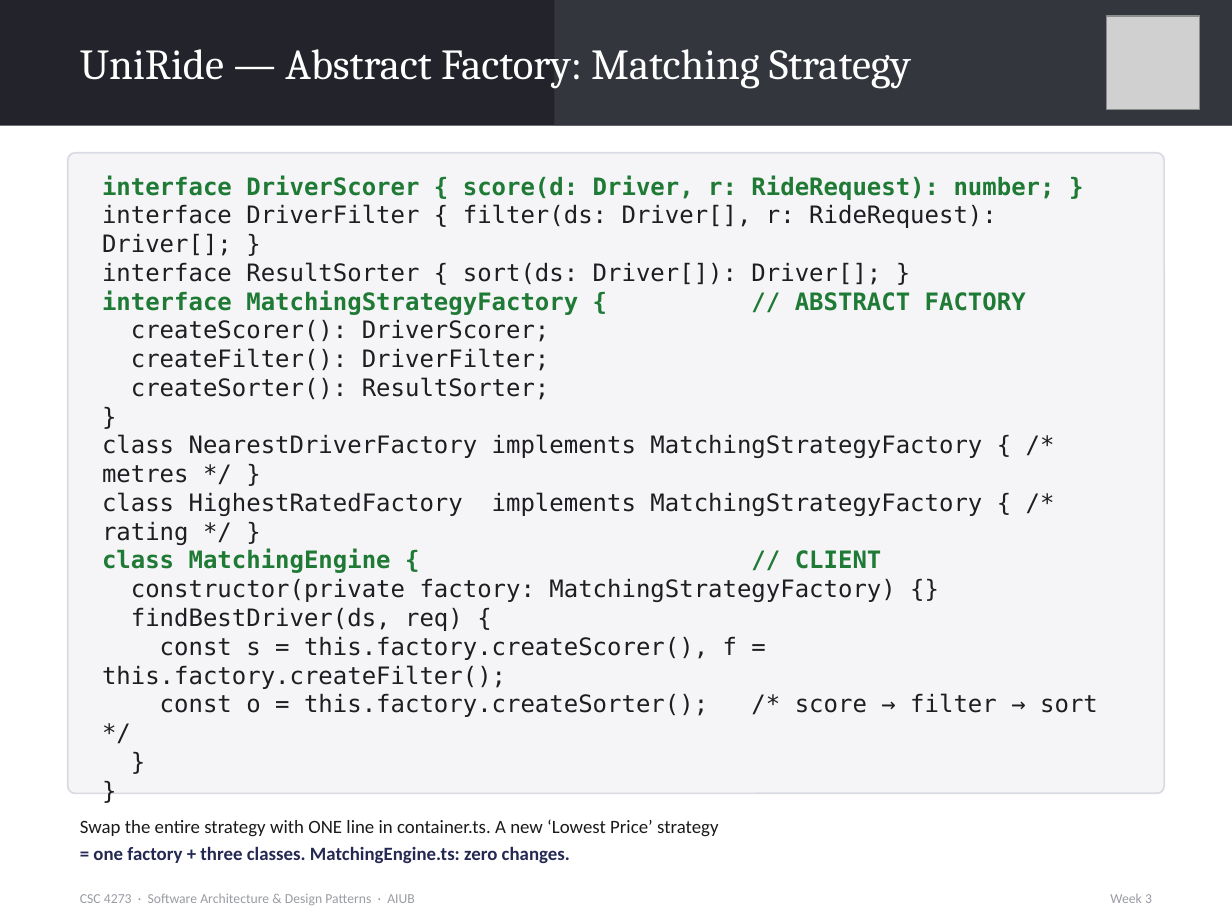
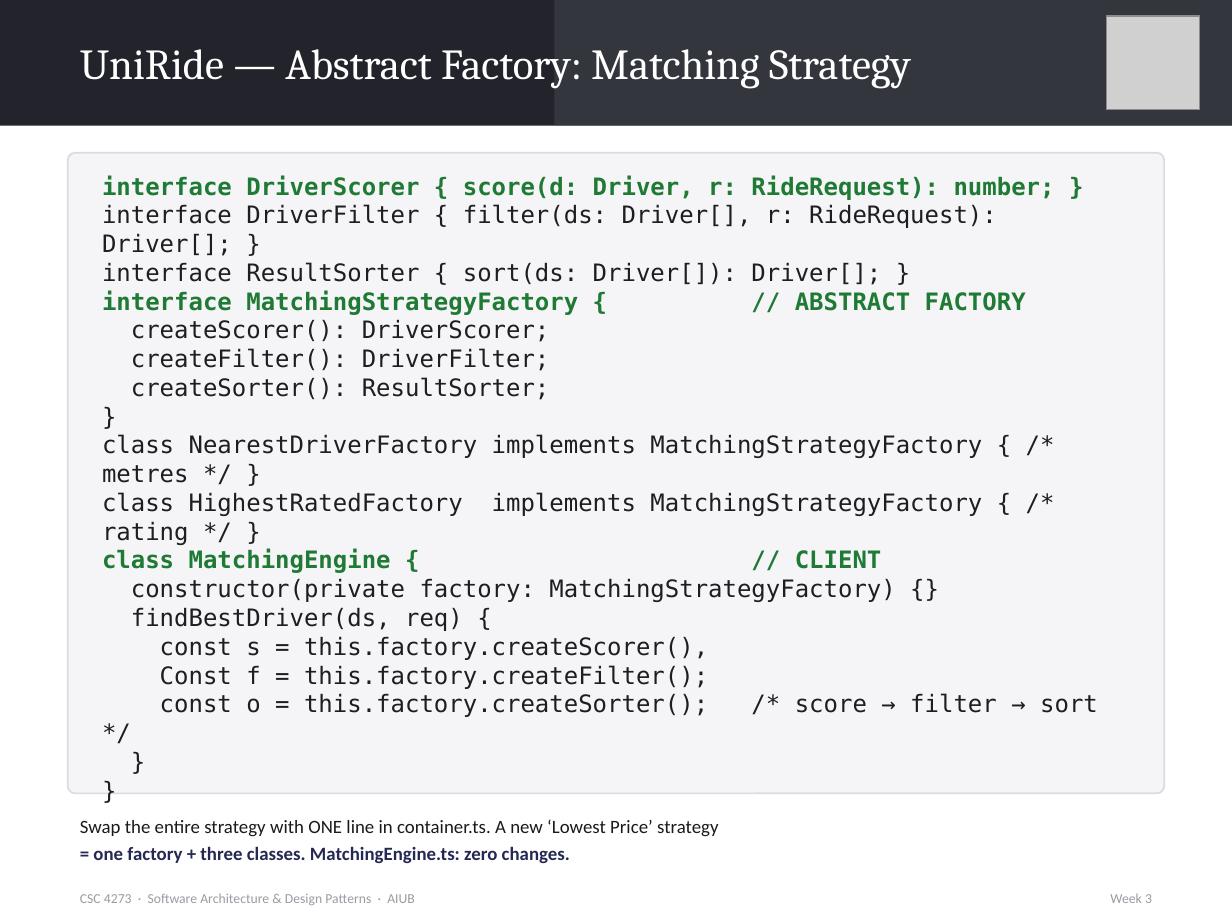
Before and after one commit to alamin200290/teaching-sadp-summer2025-2026-sec-ab, a slide deck: slide 24 of week-3/Week_03_SADP_Creational_Patterns_details.pptx (slide 21 before the commit). Drawn at 1232x924 pixels with LibreOffice and Linux fonts; fonts in the diff are those of the drawing; grey boxes stand for pictures. Boxes give left, top, right and bottom in pixels: in the first picture for what was removed or moved away, otherwise in the second. Text is boxed around its words. In the diff, an @@ line names an element or a change of style, - is before the commit and + after.

```diff
--- a/week-3/Week_03_SADP_Creational_Patterns_details.pptx
+++ b/week-3/Week_03_SADP_Creational_Patterns_details.pptx
@@ text at <box>160,636,708,689</box>: text changed @@
-const s = this.factory.createScorer(), f = this.factory.createFilter();
+const s = this.factory.createScorer(),
+Const f = this.factory.createFilter();
```
Also in this commit, not shown: 5 other slides changed, 4 slides added.
